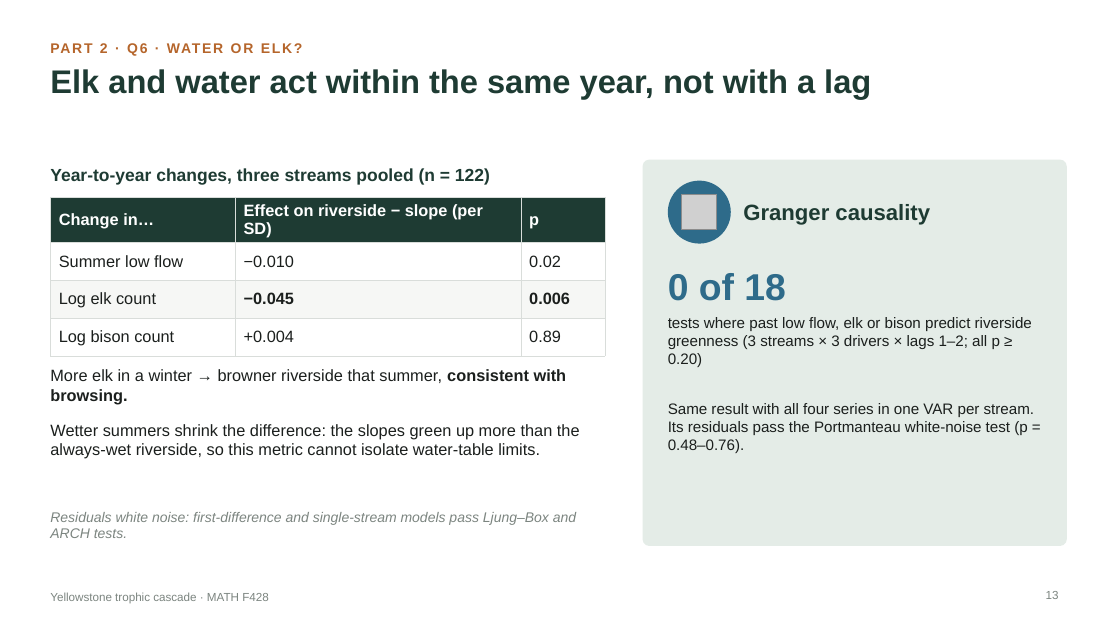
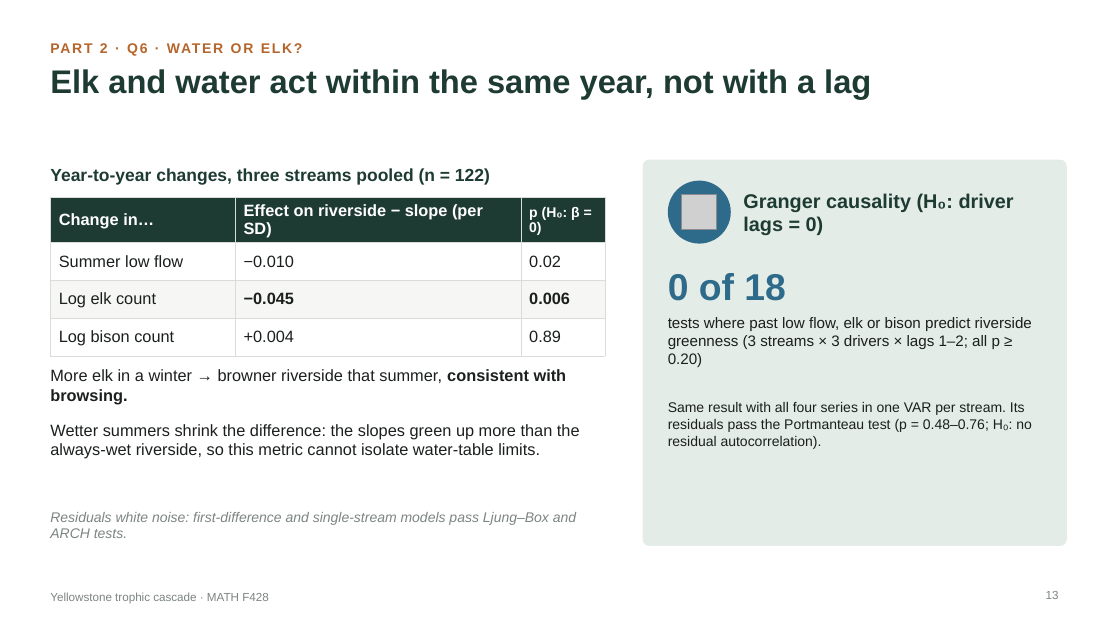
Before and after one commit to green-turtle18/yellowstone-tsa, a slide deck: slide 13 of 05_synthesis/final_presentation/Yellowstone_TSA_Combined.pptx. Drawn at 1120x630 pixels with LibreOffice and Linux fonts; fonts in the diff are those of the drawing; grey boxes stand for pictures. Boxes give left, top, right and bottom in pixels: in the first picture for what was removed or moved away, otherwise in the second. Text is boxed around its words. In the diff, an @@ line names an element or a change of style, - is before the commit and + after.

```diff
--- a/05_synthesis/final_presentation/Yellowstone_TSA_Combined.pptx
+++ b/05_synthesis/final_presentation/Yellowstone_TSA_Combined.pptx
@@ table at bbox=[50, 197, 605, 350] @@
-row 1, column 3: p
+row 1, column 3: p (H₀: β = 0)
@@ text at bbox=[743, 193, 1014, 235]: text changed; size 19 to 17 pt @@
-Granger causality
+Granger causality (H₀: driver lags = 0)
@@ text at bbox=[668, 402, 1032, 449]: text changed; size 13 to 12 pt @@
-Same result with all four series in one VAR per stream. Its residuals pass the Portmanteau white-noise test (p = 0.48–0.76).
+Same result with all four series in one VAR per stream. Its residuals pass the Portmanteau test (p = 0.48–0.76; H₀: no residual autocorrelation).
```
Also in this commit, not shown: 17 other slides changed, 4 other files.
